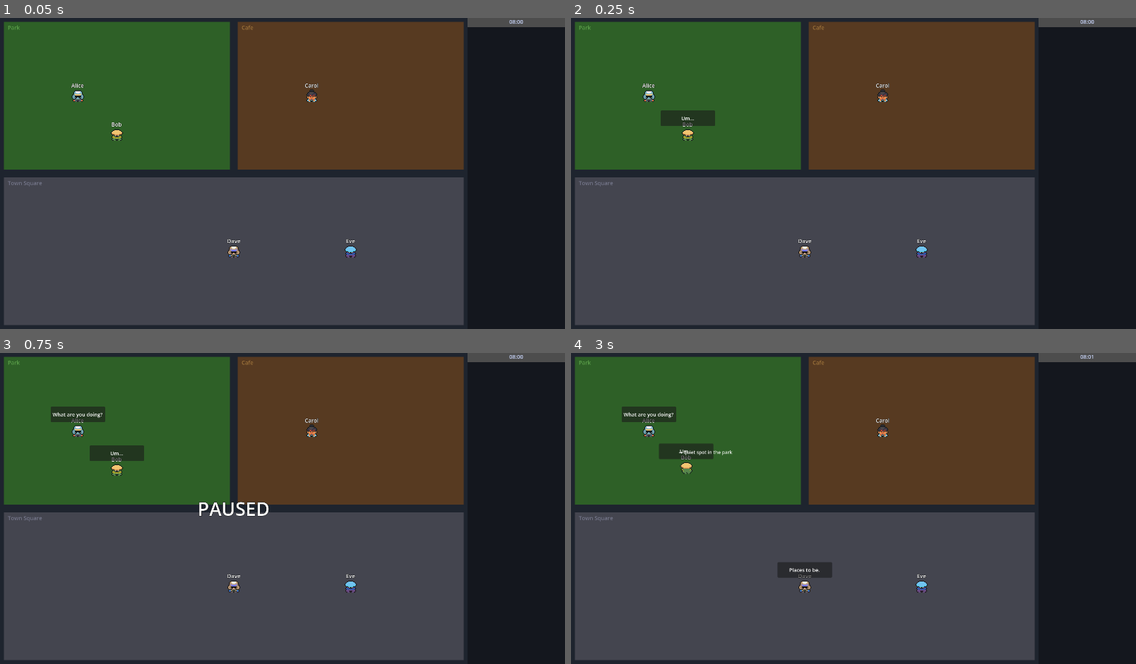
Above: before the commit, frames 1-4 (two rows, left to right).
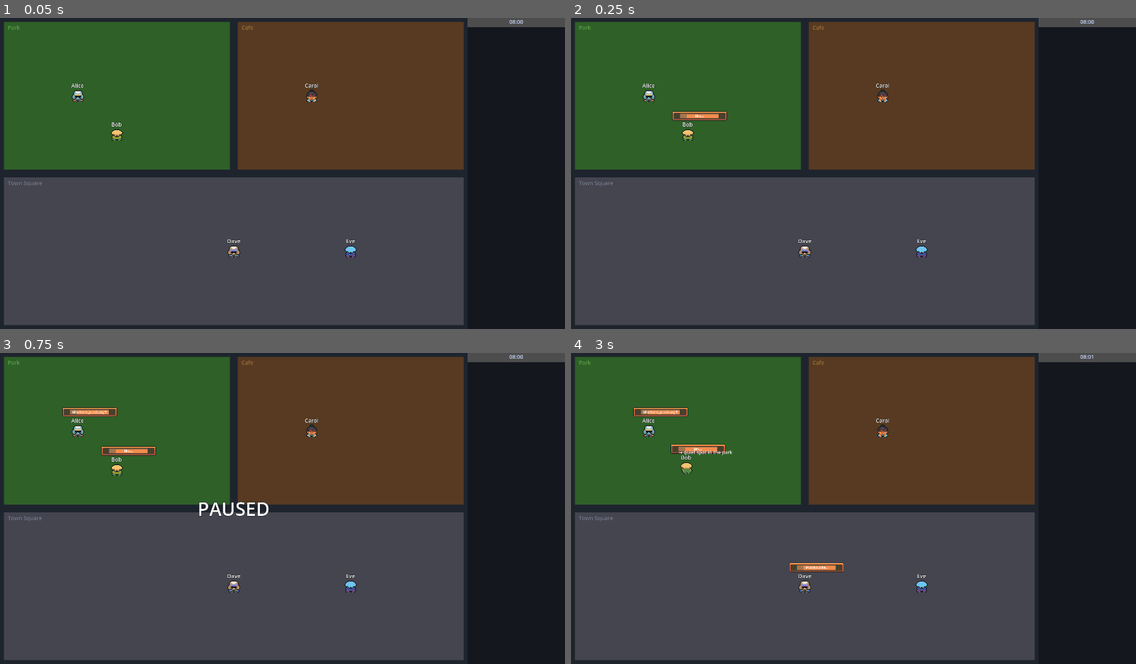
Above: after the commit, the same moments.

Repository: Erik-Huang/godot-agent-sim
Game: Godot game, scene res://main.tscn
Two runs of this game, one before a commit and one after it. Both use one fixed random seed, a clock stepped at 60 frames per second and the inputs below.
Inputs:
- Up to frame 1 (0.05 s): no input
- Up to frame 2 (0.25 s): no input
- Up to frame 3 (0.75 s): tap Enter (ui_accept) at 0.5 s
- Up to frame 4 (3 s): tap Enter (ui_accept) at 0.77, 1.25, 1.52, 2, 2.75 s

Frame 1 is identical in both runs. In frame 2, 0.5% of the frame differs, in the area x 15-28%, y 29-35%; in frame 3, 1.0%; in frame 4, 1.5%, in the area x 9-49%, y 17-73%.

Commit message:
feat(UI): pixel art speech bubble with NinePatch styling (replace generic PanelContainer)

Diff:
--- a/agent.gd
+++ b/agent.gd
@@ -46,6 +46,10 @@
 # Zone definitions (set by main.gd)
 var zone_rects: Dictionary = {}
 
+# UI-001: Tracking for side panel
+var last_action_text: String = ""
+var last_speech_text: String = ""
+
 @onready var nav_agent: NavigationAgent2D = $NavigationAgent2D
 @onready var sprite: Sprite2D = $Sprite2D
 @onready var name_label: Label = $NameLabel
@@ -73,12 +77,26 @@
 	name_label.add_theme_color_override("font_color", Color.WHITE)
 	name_label.add_theme_constant_override("outline_size", 2)
 	name_label.add_theme_color_override("font_outline_color", Color.BLACK)
-	# DBG-002: Readable speech bubble
-	speech_label.add_theme_font_size_override("font_size", 13)
+	# UI-001: Pixel art speech bubble with NinePatch styling
+	speech_bubble.visible = false
+	speech_bubble.texture_filter = CanvasItem.TEXTURE_FILTER_NEAREST
+	speech_bubble.custom_minimum_size = Vector2(80, 0)
+	speech_bubble.position = Vector2(-40, -60)
+	if ResourceLoader.exists("res://assets/ui/theme/nine_path_panel.png"):
+		var stylebox := StyleBoxTexture.new()
+		stylebox.texture = load("res://assets/ui/theme/nine_path_panel.png") as Texture2D
+		stylebox.texture_margin_left = 4.0
+		stylebox.texture_margin_top = 4.0
+		stylebox.texture_margin_right = 4.0
+		stylebox.texture_margin_bottom = 4.0
+		speech_bubble.add_theme_stylebox_override("panel", stylebox)
+	if ResourceLoader.exists("res://assets/ui/fonts/NormalFont.ttf"):
+		var font := load("res://assets/ui/fonts/NormalFont.ttf") as Font
+		speech_label.add_theme_font_override("font", font)
+		speech_label.add_theme_font_size_override("font_size", 8)
+	else:
+		speech_label.add_theme_font_size_override("font_size", 13)
 	speech_label.add_theme_color_override("font_color", Color.WHITE)
-	# GFX-003: Allow 2 lines in speech bubble for dialogue + memory snippet
-	speech_bubble.custom_minimum_size = Vector2(140, 40)
-	speech_bubble.visible = false
 
 	# Apply speed modifier based on personality
 	# TODO (ARCH-003): replace match blocks with PersonalityProfile resource once .tres files created
@@ -338,6 +356,7 @@
 		_enter_idle()
 
 func show_speech(text: String) -> void:
+	last_speech_text = text
 	# GFX-003: Enrich bubble with last memory snippet
 	var display_text: String = text
 	if MemoryService:
@@ -514,6 +533,7 @@
 
 # --- GFX-001: Floating action text ---
 func show_action_text(text: String) -> void:
+	last_action_text = text
 	var label := Label.new()
 	label.text = text
 	label.add_theme_font_size_override("font_size", 12)
